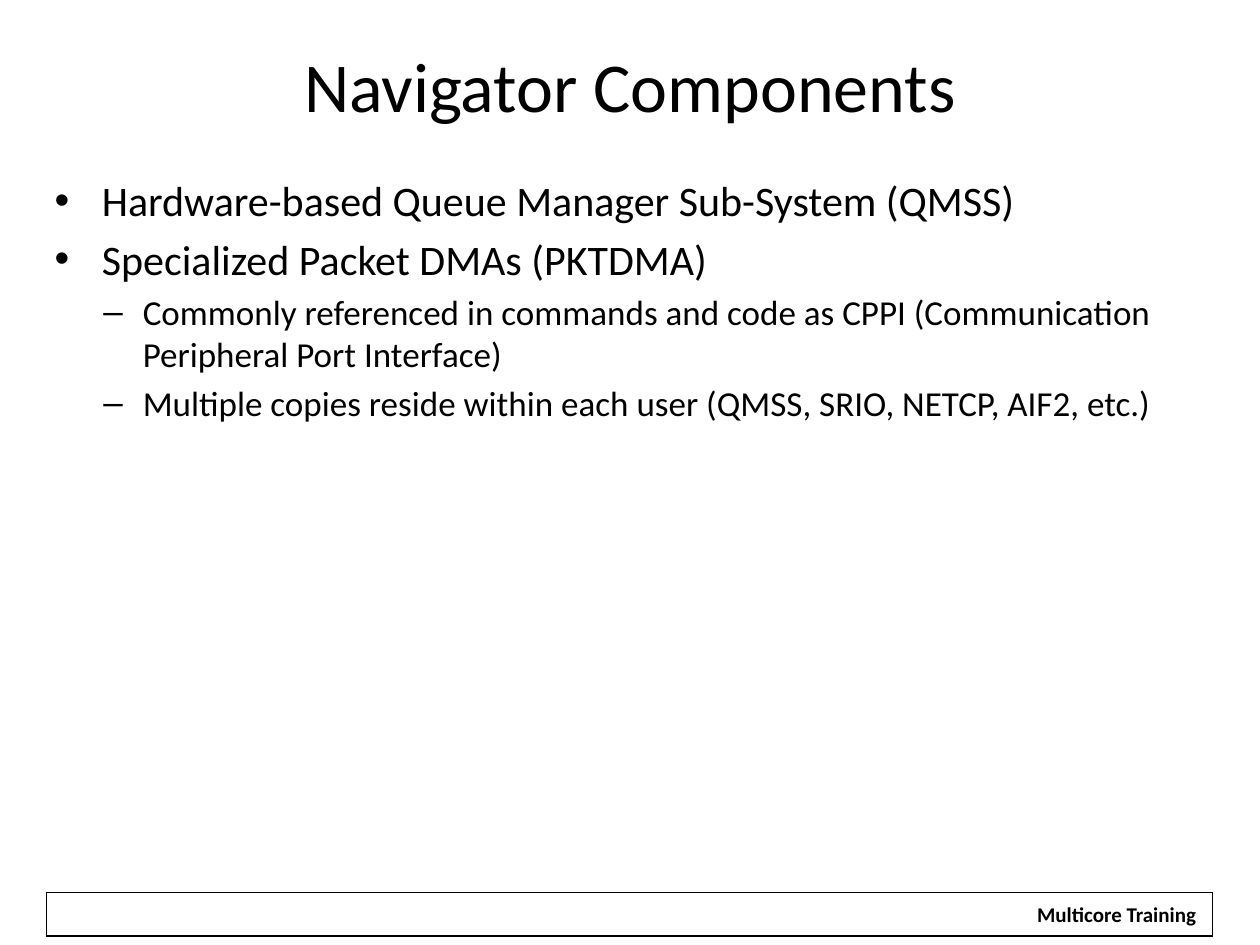
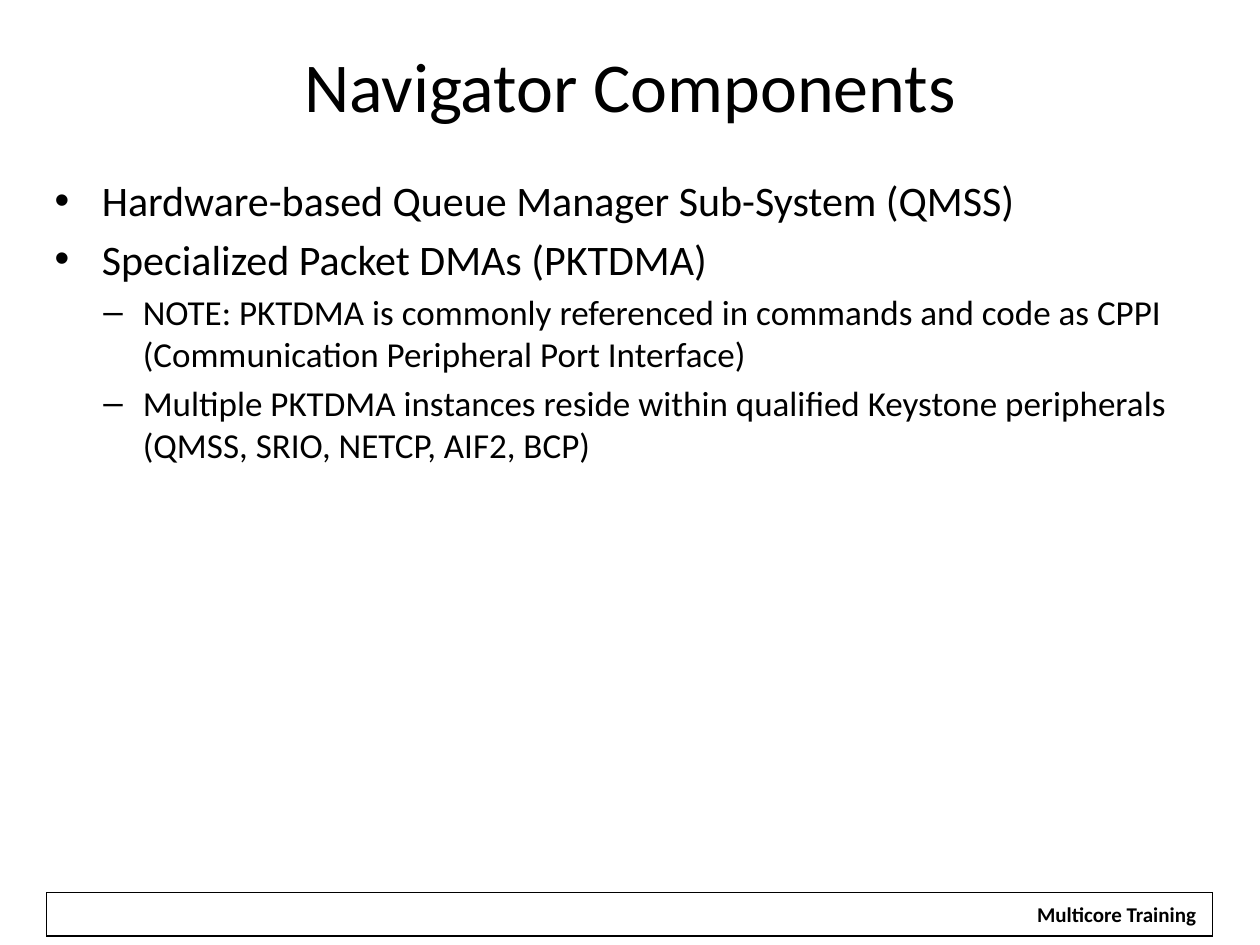
Before and after one commit to hari1989/keystone-workshop, a slide deck: slide 5 of slides/Intro to Multicore Navigator.pptx. Drawn at 1260x945 pixels with LibreOffice and Linux fonts; fonts in the diff are those of the drawing; background and template pictures are left out. Boxes give left, top, right and bottom in pixels: in the first picture for what was removed or moved away, otherwise in the second. Text is boxed around its words. In the diff, an @@ line names an element or a change of style, - is before the commit and + after.

```diff
--- a/slides/Intro to Multicore Navigator.pptx
+++ b/slides/Intro to Multicore Navigator.pptx
@@ text at bbox=[143, 300, 1165, 463]: text changed @@
-  – Commonly referenced in commands and code as CPPI (Communication Peripheral Port Interface)
-  – Multiple copies reside within each user (QMSS, SRIO, NETCP, AIF2, etc.)
+  – NOTE: PKTDMA is commonly referenced in commands and code as CPPI (Communication Peripheral Port Interface)
+  – Multiple PKTDMA instances reside within qualified Keystone peripherals (QMSS, SRIO, NETCP, AIF2, BCP)
```
Also in this commit, not shown: 30 other slides changed, 1 slide added, 5 other files.
